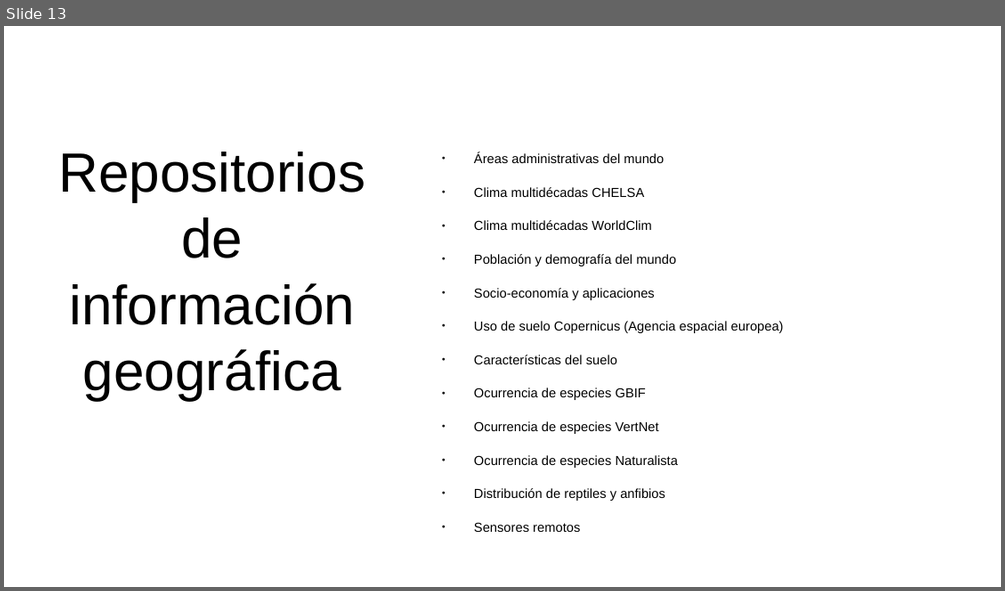
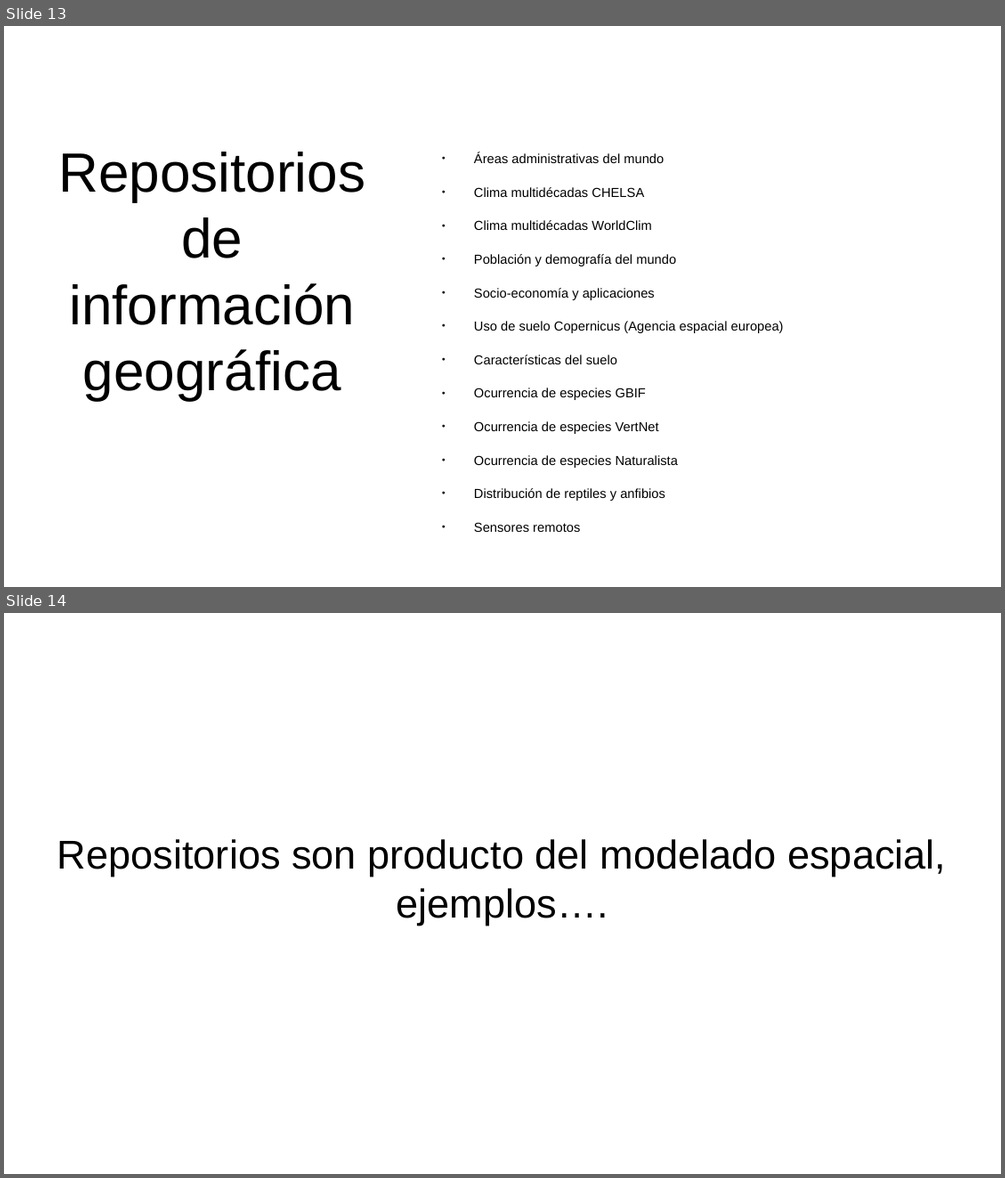
Before and after one commit to gerardommc/Analisis-Modelado-Esp-presentaciones, a slide deck: Unidad-1/Modelado-espacial.odp. Shown one above the other, each under a label of ours: slide 13 before the commit, slides 13 and 14 after it. The pictures are 1005x591 and 1005x1178 pixels, drawn with LibreOffice and Linux fonts; fonts in the diff are those of the drawing. Boxes give left, top, right and bottom in pixels: in the first picture for what was removed or moved away, otherwise in the second. Text is boxed around its words. In the diff, an @@ line names an element or a change of style, - is before the commit and + after.

```diff
--- a/Unidad-1/Modelado-espacial.odp
+++ b/Unidad-1/Modelado-espacial.odp
@@ slide 14 added at (4,613,1001,1174), background #FFFFFF @@
@@ subtitle added at (57,839,946,925), 32 pt, text #000000 @@
+Repositorios son producto del modelado espacial, ejemplos….
```
Also in this commit, not shown: 2 other slides added, 8 other files.
